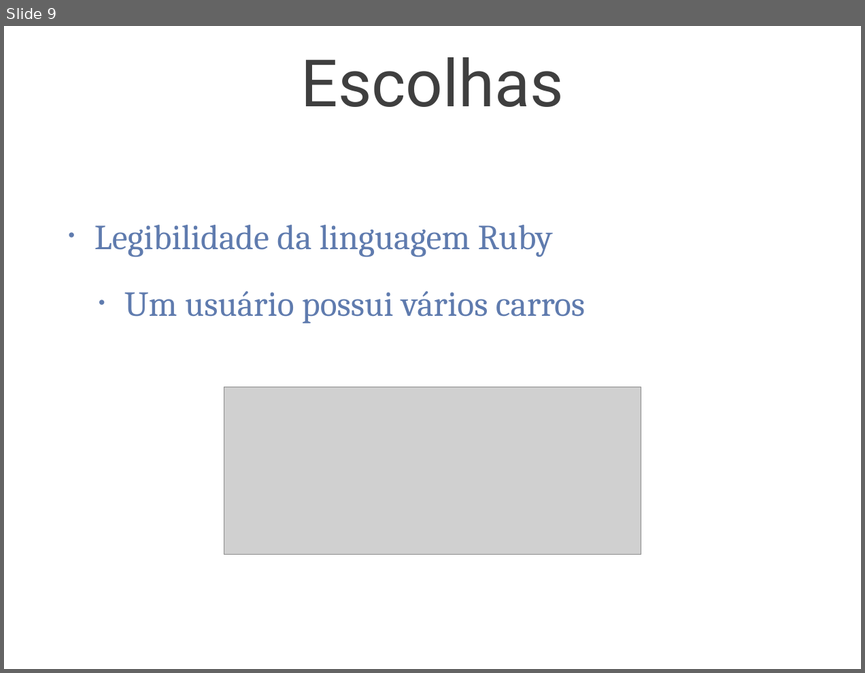
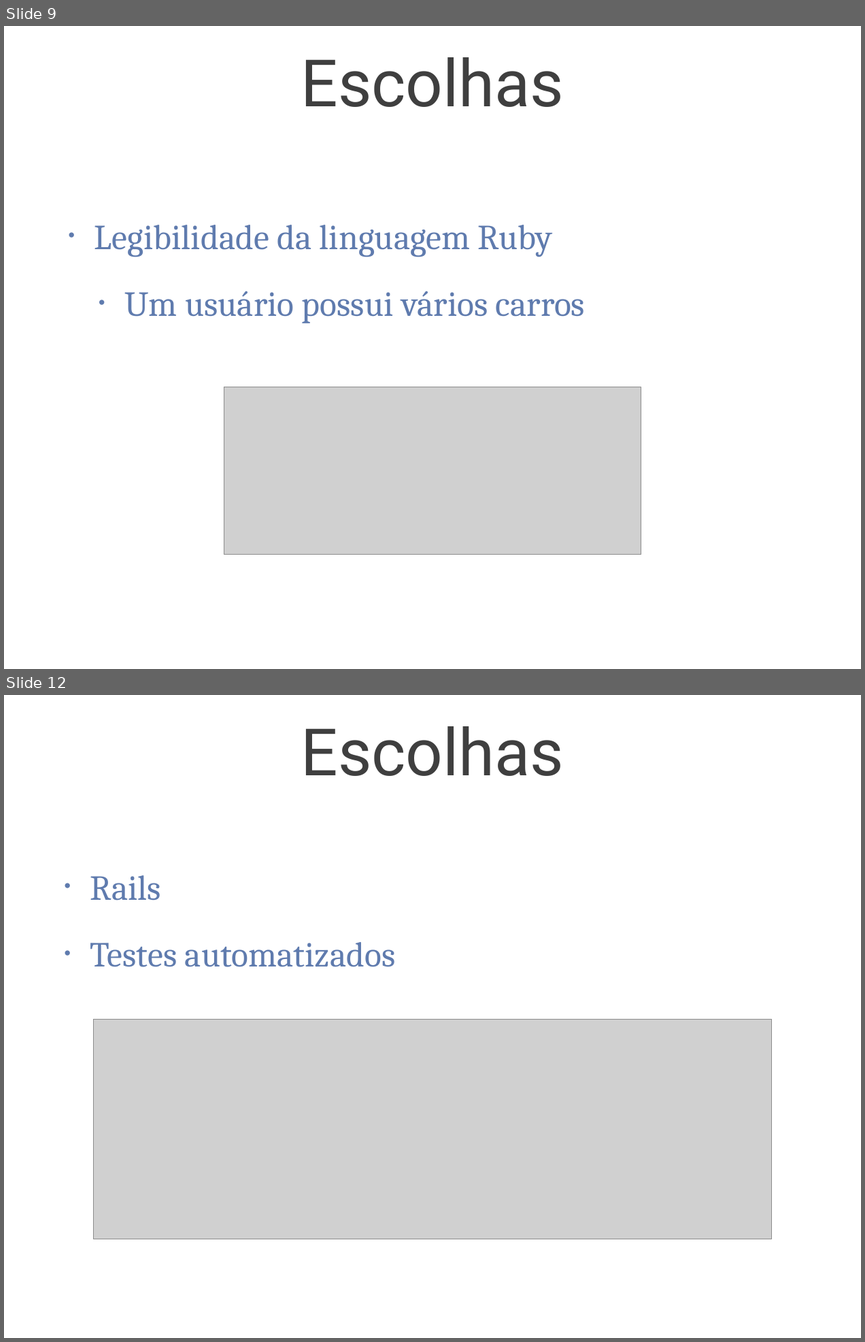
Before and after one commit to tulios/projetofinal-roteiros, a slide deck: apresentacao/apresentacao.ppt. Shown one above the other, each under a label of ours: slide 9 before the commit, slides 9 and 12 after it; the slides between them are not shown. The pictures are 865x673 and 865x1342 pixels, drawn with LibreOffice and Linux fonts; fonts in the diff are those of the drawing; grey boxes stand for pictures; background and template pictures are left out. Boxes give left, top, right and bottom in pixels: in the first picture for what was removed or moved away, otherwise in the second. Text is boxed around its words. In the diff, an @@ line names an element or a change of style, - is before the commit and + after.

Commit message:
Ajustes na apresentacao. Retirada de testes the thruth.

```diff
--- a/apresentacao/apresentacao.ppt
+++ b/apresentacao/apresentacao.ppt
@@ slide 12 added at (4, 695, 861, 1338), background picture (left out) @@
@@ title added at (301, 726, 564, 776), 78 pt, text #3F3F3F @@
+Escolhas
@@ text added at (90, 875, 396, 967), 42 pt, text #5F7BAE @@
+• Rails
+• Testes automatizados
@@ picture added at (94, 1019, 772, 1239) @@
```
Also in this commit, not shown: 4 slides changed, 9 other slides added, 1 slide removed, 14 other files.
